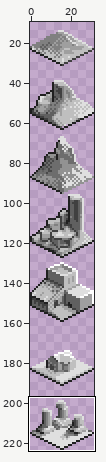
Two versions of one sprite sheet, media/tile/formations.png. The first picture is a wide view before the edit; the outline marks the close-up.
Close-up. Before the commit:
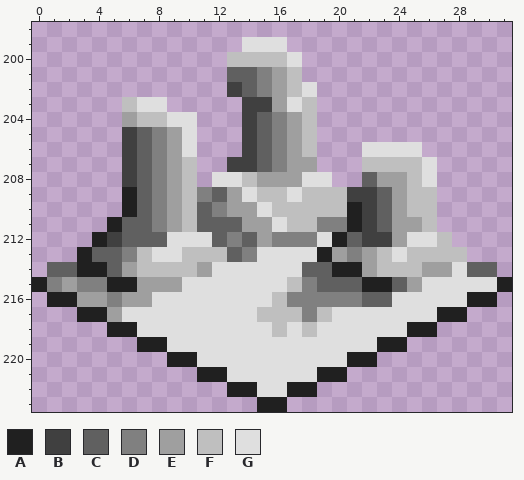
The file is 32x224 pixels. Colours within 5 levels of each other are drawn and written as one. Shown: x 0..31, y 198..223. The wide view leaves out empty margins. The commit also changed other parts of the picture, which this record leaves out.
Palette (. is transparent): A #202020  B #404040  C #606060  D #808080  E #9f9f9f  F #bfbfbf  G #dfdfdf
After:
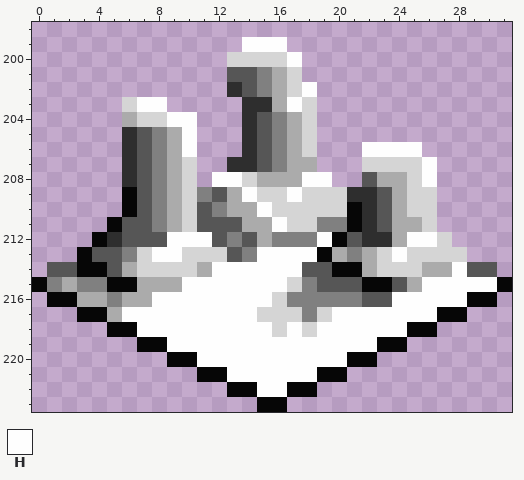
Colours new in this view: H #fefefe
Change:
colour A: #202020 -> #060606
colour B: #404040 -> #2e2e2e
colour C: #606060 -> #565656
colour E: #9f9f9f -> #ababab
colour F: #bfbfbf -> #d5d5d5
y 199: x 14..16 GGG -> HHH
y 200: x 17 G -> H
y 202: x 18 G -> H
y 203: x 7..8 GG -> HH; x 17 G -> H
y 204: x 9..10 GG -> HH
y 205: x 10 G -> H
y 206: x 10 G -> H; x 22..25 GGGG -> HHHH
y 207: x 26 G -> H
y 208: x 12..13 GG -> HH; x 18..19 GG -> HH; x 26 G -> H
y 209: x 14 G -> H; x 17 G -> H
y 210: x 15 G -> H
y 211: x 16 G -> H
y 212: x 9..11 GGG -> HHH; x 19 G -> H; x 25..26 GG -> HH
y 213: x 8..9 GG -> HH; x 15..18 GGGG -> HHHH; x 24 G -> H
y 214: x 12..17 GGGGGG -> HHHHHH; x 28 G -> H
y 215: x 10..16 GGGGGGG -> HHHHHHH; x 26..30 GGGGG -> HHHHH
y 216: x 8..15 GGGGGGGG -> HHHHHHHH; x 24..28 GGGGG -> HHHHH
y 217: x 6..14 GGGGGGGGG -> HHHHHHHHH; x 20..26 GGGGGGG -> HHHHHHH
y 218: x 7..15 GGGGGGGGG -> HHHHHHHHH; x 17 G -> H; x 19..24 GGGGGG -> HHHHHH
y 219: x 9..22 GGGGGGGGGGGGGG -> HHHHHHHHHHHHHH
y 220: x 11..20 GGGGGGGGGG -> HHHHHHHHHH
y 221: x 13..18 GGGGGG -> HHHHHH
y 222: x 15..16 GG -> HH
Changed places in both close-ups, as pixel boxes (x1, y1, x2, y2):
changed: (32, 37, 512, 412)
